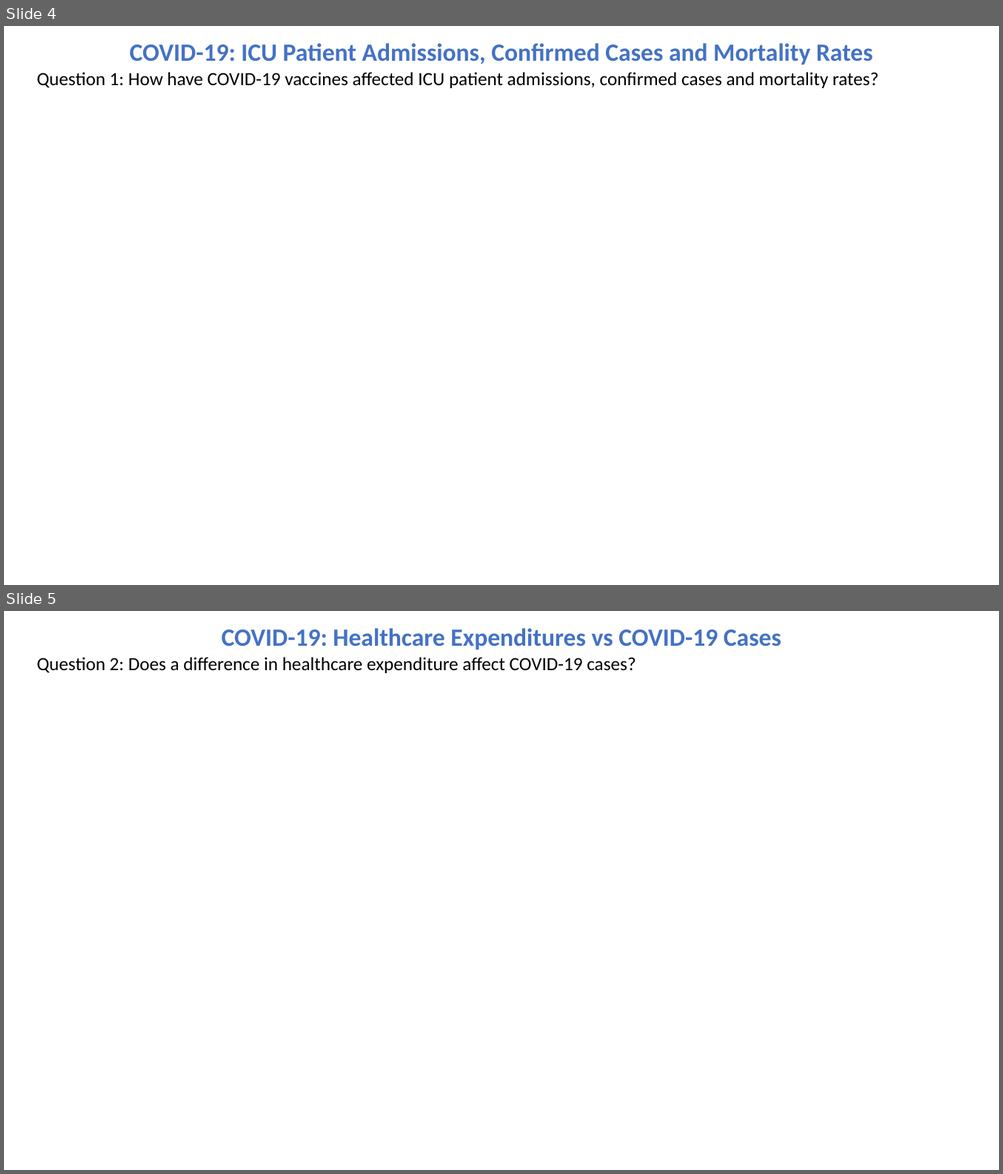
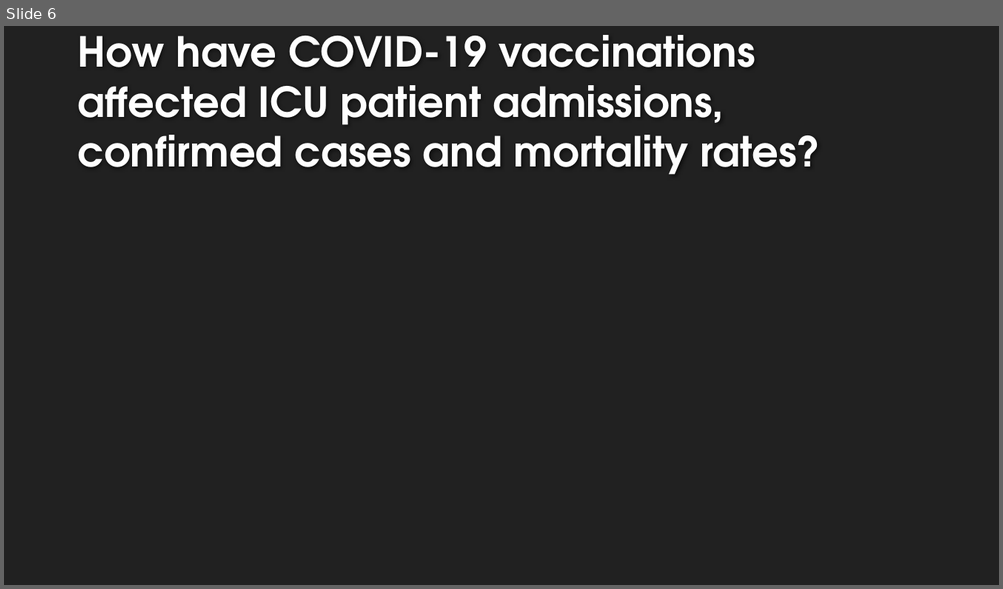
Before and after one commit to cmorrow28/project_one, a slide deck: Covid19_Presentation_Final.pptx. Shown one above the other, each under a label of ours: slides 4 and 5 before the commit, slide 6 after it. The pictures are 1003x1174 and 1003x589 pixels, drawn with LibreOffice and Linux fonts; fonts in the diff are those of the drawing; background and template pictures are left out. Boxes give left, top, right and bottom in pixels: in the first picture for what was removed or moved away, otherwise in the second. Text is boxed around its words. In the diff, an @@ line names an element or a change of style, - is before the commit and + after.

```diff
--- a/Covid19_Presentation_Final.pptx
+++ b/Covid19_Presentation_Final.pptx
@@ slide 5 removed at box(4, 611, 999, 1170), background #FFFFFF @@
@@ text removed at box(222, 628, 781, 650) @@
-COVID-19: Healthcare Expenditures vs COVID-19 Cases
@@ text removed at box(37, 657, 635, 673) @@
-Question 2: Does a difference in healthcare expenditure affect COVID-19 cases?
@@ what was slide 4 is now slide 6 @@
@@ slide 6 changed as well @@
@@ background #FFFFFF to #212121 @@
@@ title "How have COVID-19 vaccinations affected ..." at box(77, 35, 820, 175): vertical alignment top to bottom @@
@@ title at box(77, 35, 820, 175): text changed; size 18 to 40 pt; font Calibri to TeX Gyre Adventor; text colour #000000 to #FEFEFE; bold on @@
-Question 1: How have COVID-19 vaccines affected ICU patient admissions, confirmed cases and mortality rates?
+How have COVID-19 vaccinations affected ICU patient admissions, confirmed cases and mortality rates?
@@ text removed at box(130, 43, 873, 65) @@
-COVID-19: ICU Patient Admissions, Confirmed Cases and Mortality Rates
```
Also in this commit, not shown: 5 other slides changed, 8 slides added, 3 other slides removed.
